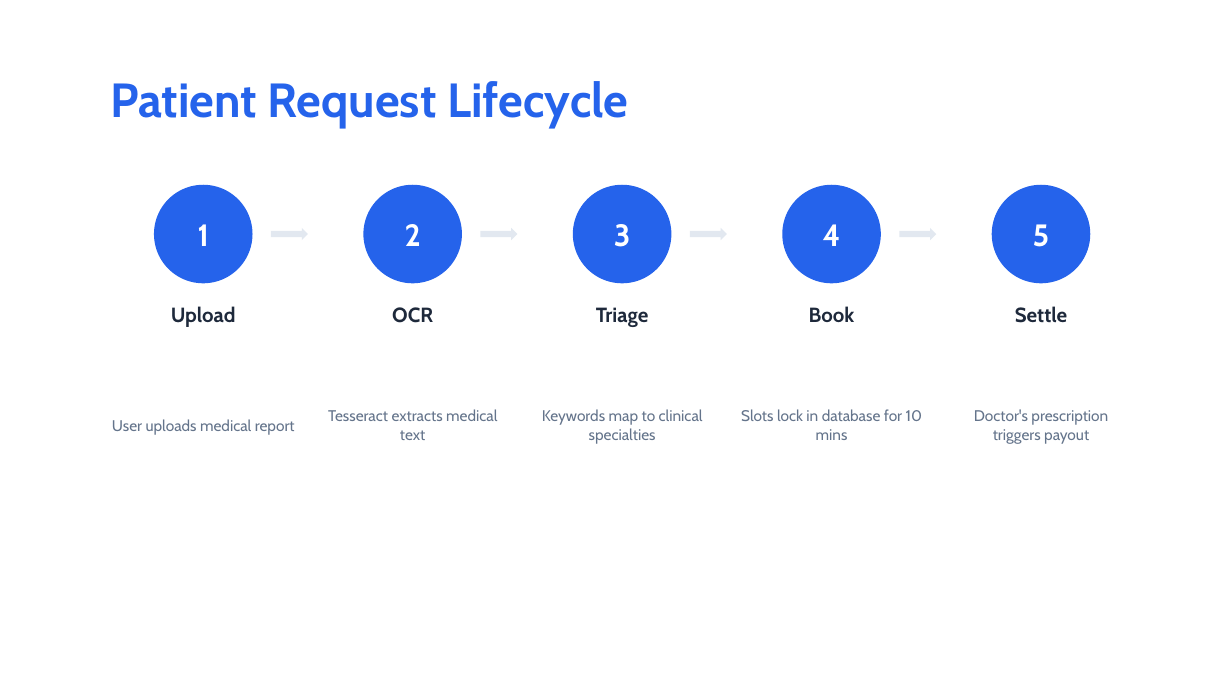
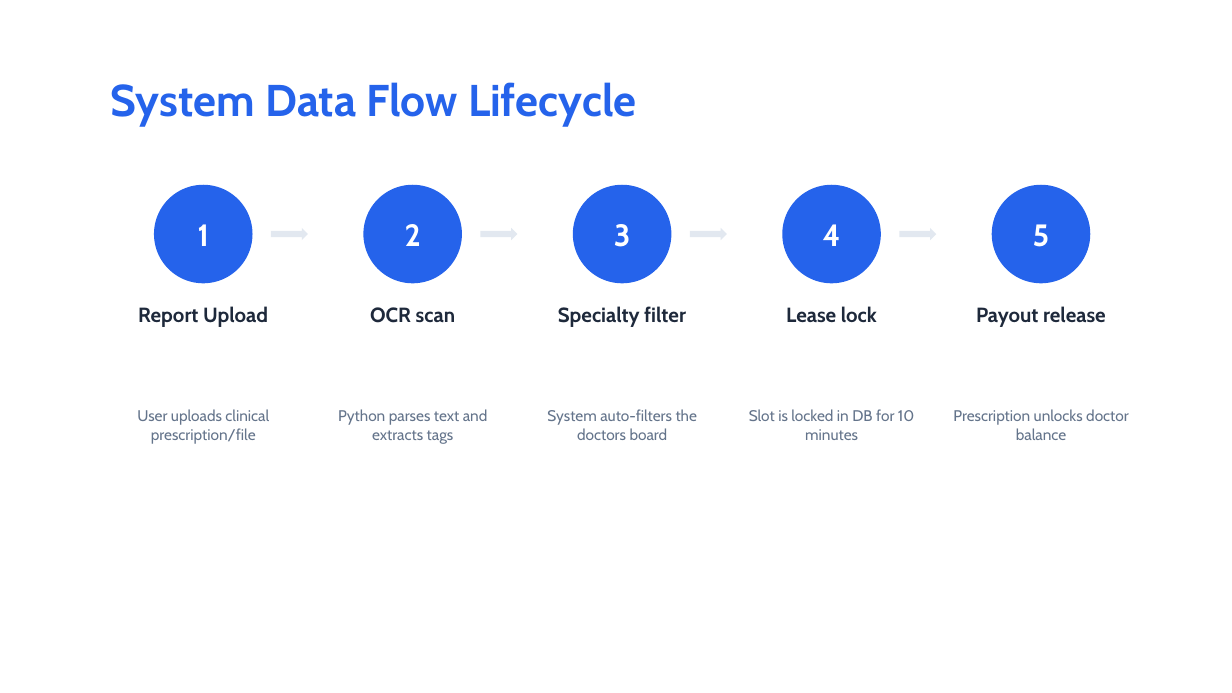
Before and after one commit to Snehaaaaaaaa1412/HealthConnect-Healthcare-Appointment-Consultation-Platform-, a slide deck: slide 6 of healthconnect-presentation.pptx. Drawn at 1232x693 pixels with LibreOffice and Linux fonts; fonts in the diff are those of the drawing. Boxes give left, top, right and bottom in pixels: in the first picture for what was removed or moved away, otherwise in the second. Text is boxed around its words. In the diff, an @@ line names an element or a change of style, - is before the commit and + after.

```diff
--- a/healthconnect-presentation.pptx
+++ b/healthconnect-presentation.pptx
@@ text at (111, 82, 637, 126): text changed; size 28 to 26 pt @@
-Patient Request Lifecycle
+System Data Flow Lifecycle
@@ text at (138, 306, 268, 327): text changed @@
-Upload
+Report Upload
@@ text at (370, 307, 455, 323): text changed @@
-OCR
+OCR scan
@@ text at (558, 306, 686, 327): text changed @@
-Triage
+Specialty filter
@@ text at (786, 306, 877, 322): text changed @@
-Book
+Lease lock
@@ text at (976, 306, 1106, 327): text changed @@
-Settle
+Payout release
@@ text at (137, 409, 269, 444): text changed @@
-User uploads medical report
+User uploads clinical prescription/file
@@ text at (338, 409, 488, 444): text changed @@
-Tesseract extracts medical text
+Python parses text and extracts tags
@@ text at (547, 409, 697, 440): text changed @@
-Keywords map to clinical specialties
+System auto-filters the doctors board
@@ text at (749, 409, 914, 440): text changed @@
-Slots lock in database for 10 mins
+Slot is locked in DB for 10 minutes
@@ text at (953, 409, 1129, 440): text changed @@
-Doctor's prescription triggers payout
+Prescription unlocks doctor balance
```
Also in this commit, not shown: 4 other slides changed, 7 slides added, 7 slides removed, 1 other file.
